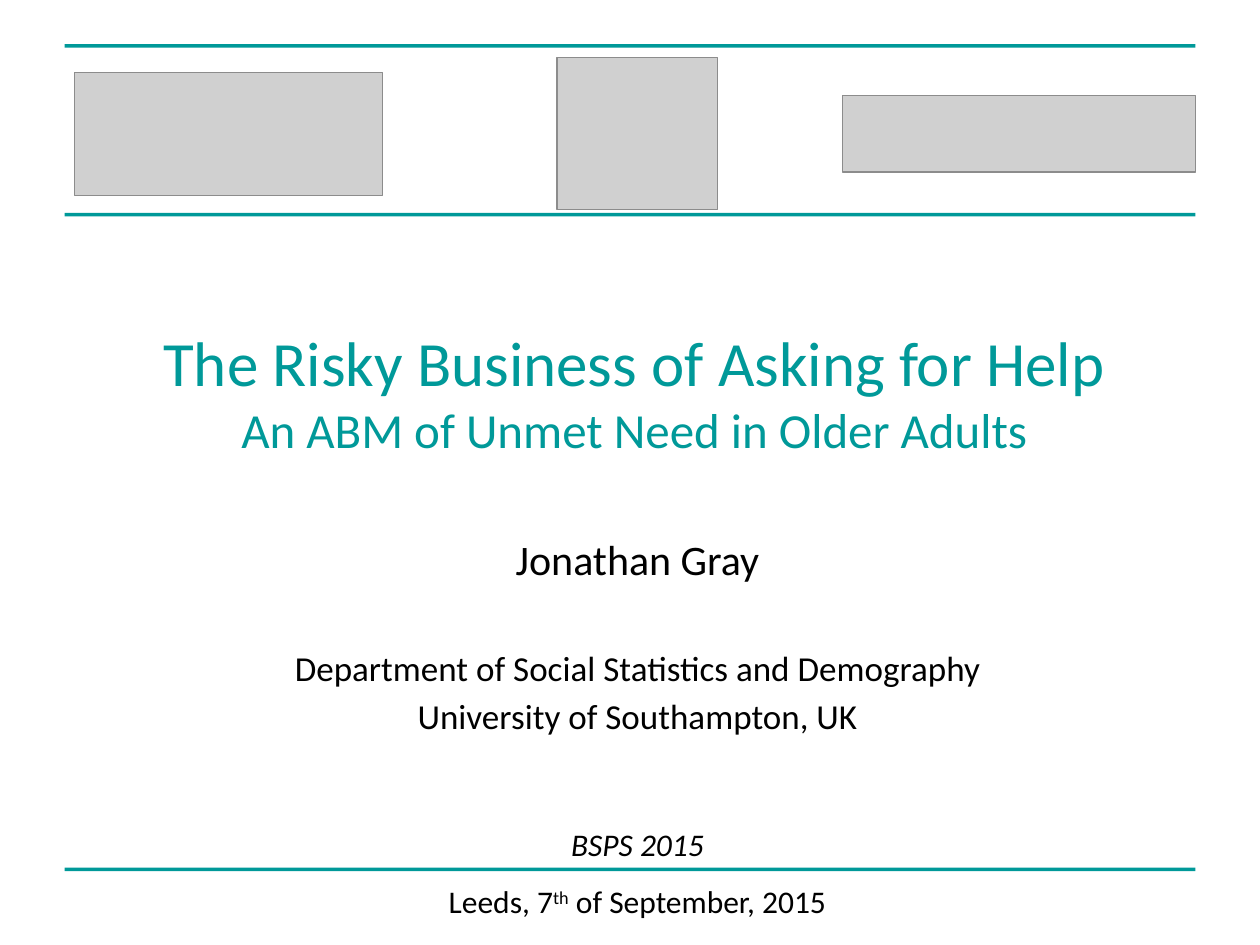
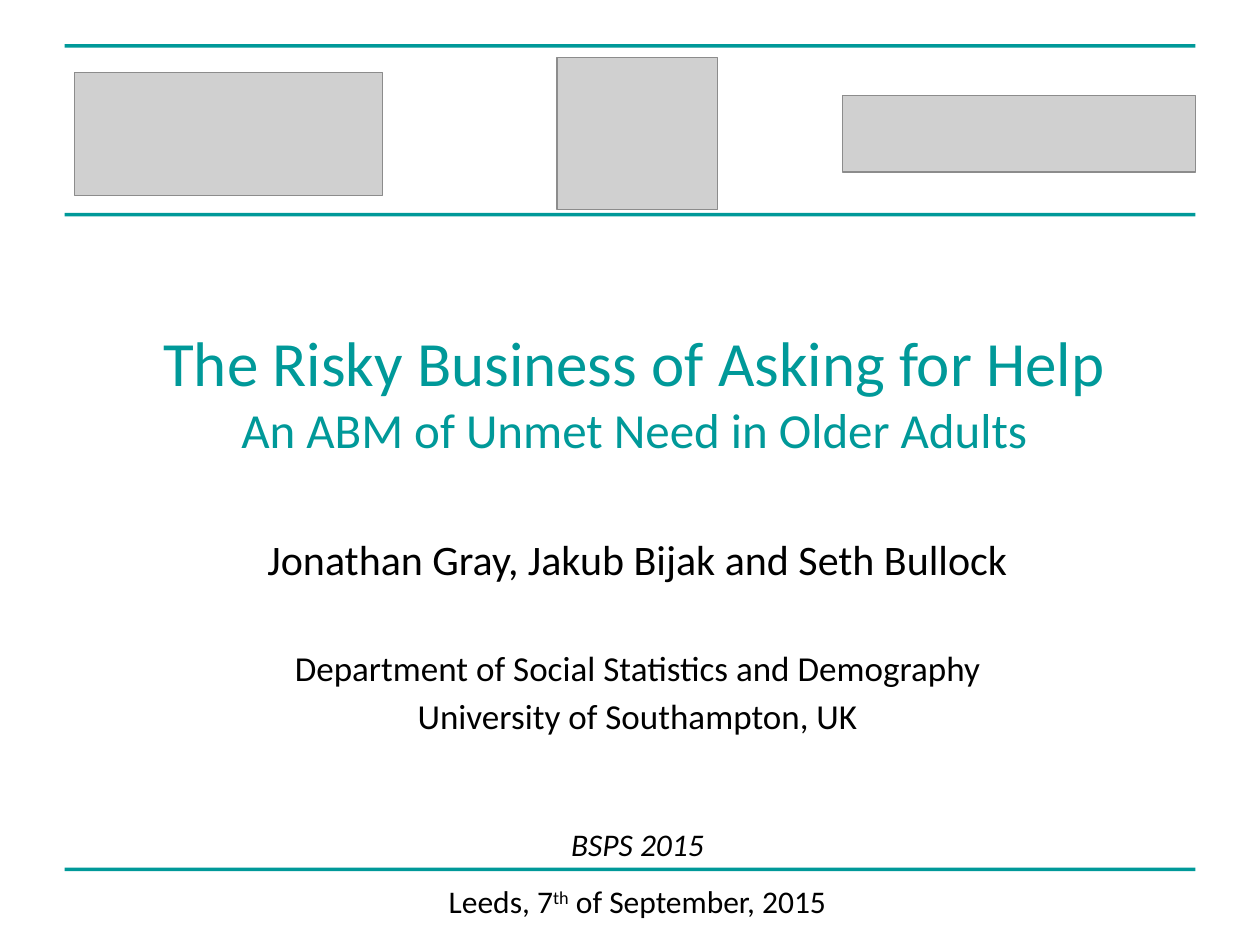
Before and after one commit to greenape/bsps2015, a slide deck: slide 1 of presentation/risky_aging_bsps.ppt. Drawn at 1260x945 pixels with LibreOffice and Linux fonts; fonts in the diff are those of the drawing; grey boxes stand for pictures. Boxes give left, top, right and bottom in pixels: in the first picture for what was removed or moved away, otherwise in the second. Text is boxed around its words. In the diff, an @@ line names an element or a change of style, - is before the commit and + after.

```diff
--- a/presentation/risky_aging_bsps.ppt
+++ b/presentation/risky_aging_bsps.ppt
@@ subtitle at [267,545,1007,583]: text changed @@
-Jonathan Gray
+Jonathan Gray, Jakub Bijak and Seth Bullock
```
Also in this commit, not shown: 8 other slides changed.
